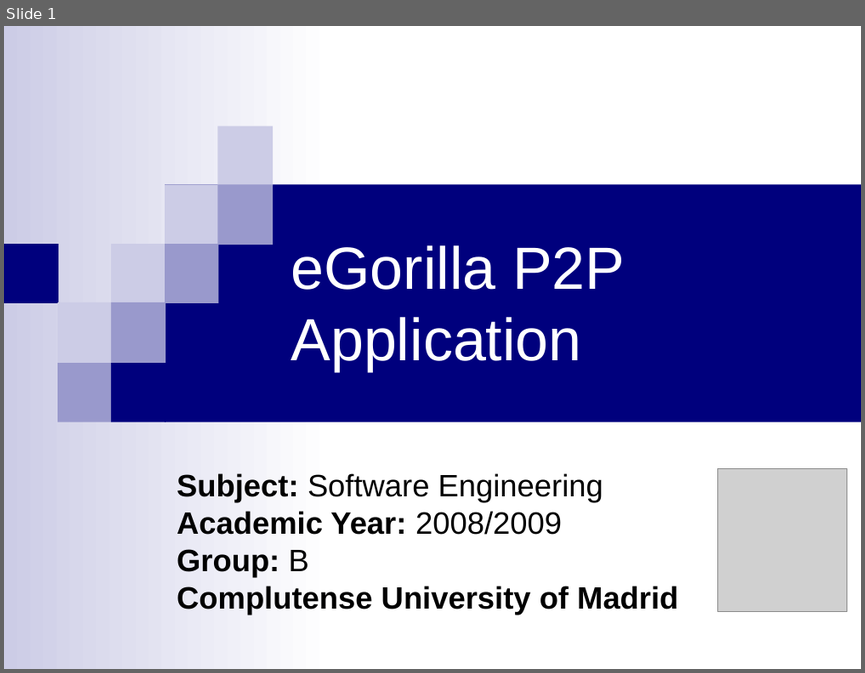
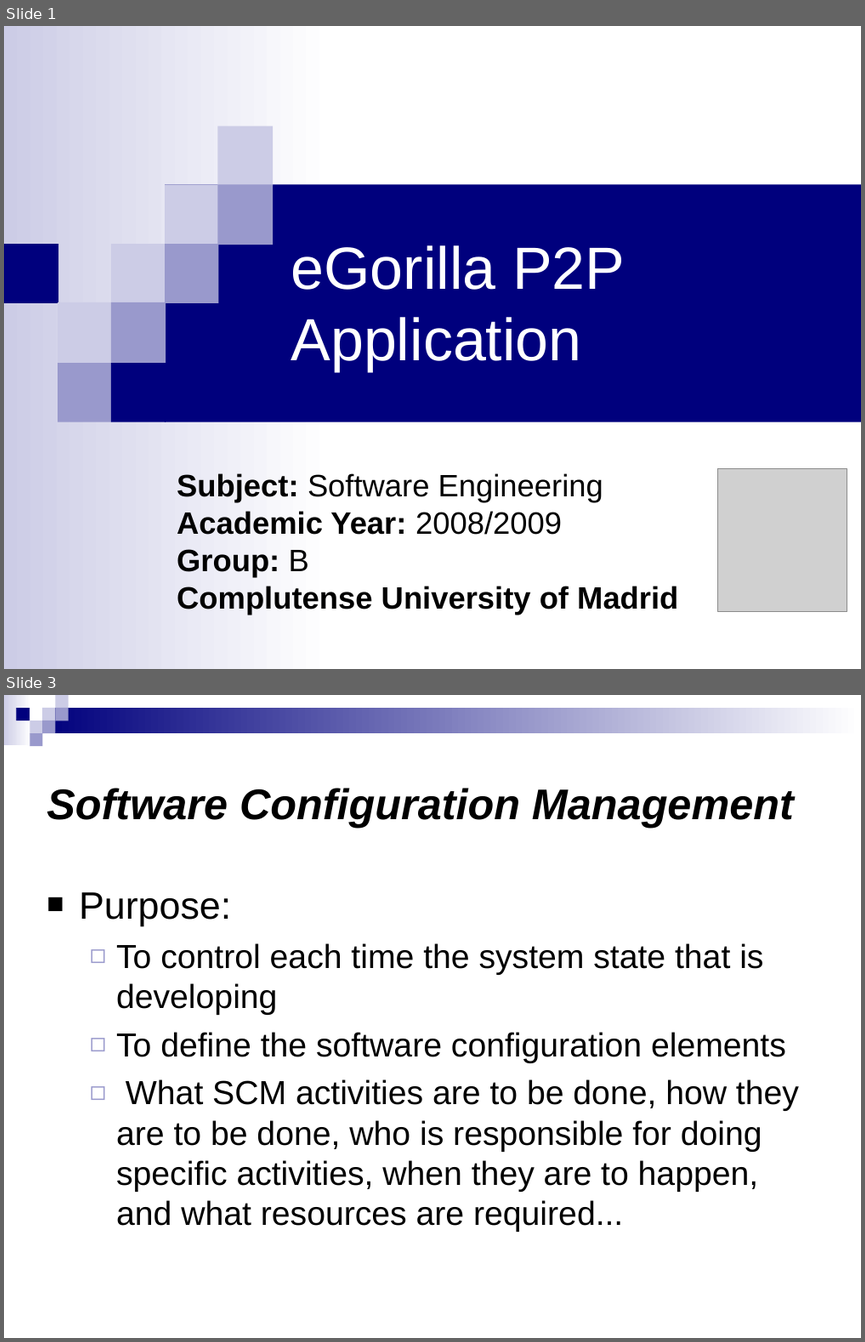
Before and after one commit to salcedonia/egorilla-software-engineering-2008-2009, a slide deck: doc/PresentacionIS.ppt. Shown one above the other, each under a label of ours: slide 1 before the commit, slides 1 and 3 after it; the slides between them are not shown. The pictures are 865x673 and 865x1342 pixels, drawn with LibreOffice and Linux fonts; fonts in the diff are those of the drawing; grey boxes stand for pictures. Boxes give left, top, right and bottom in pixels: in the first picture for what was removed or moved away, otherwise in the second. Text is boxed around its words. In the diff, an @@ line names an element or a change of style, - is before the commit and + after.

```diff
--- a/doc/PresentacionIS.ppt
+++ b/doc/PresentacionIS.ppt
@@ slide 3 added at [4,695,861,1338], background #FFFFFF @@
@@ group added at [4,695,861,746]: 9 rectangles @@
@@ title added at [46,788,794,828], 36 pt, text #000000, bold, italic @@
+Software Configuration Management
@@ text added at [79,892,799,1231], 28 pt, text #000000 @@
+■ Purpose:
+  ◻ To control each time the system state that is developing
+  ◻ To define the software configuration elements
+  ◻ What SCM activities are to be done, how they are to be done, who is responsible for doing specific activities, when they are to happen, and what resources are required...
```
Also in this commit, not shown: 46 slides changed, 3 other slides added.
